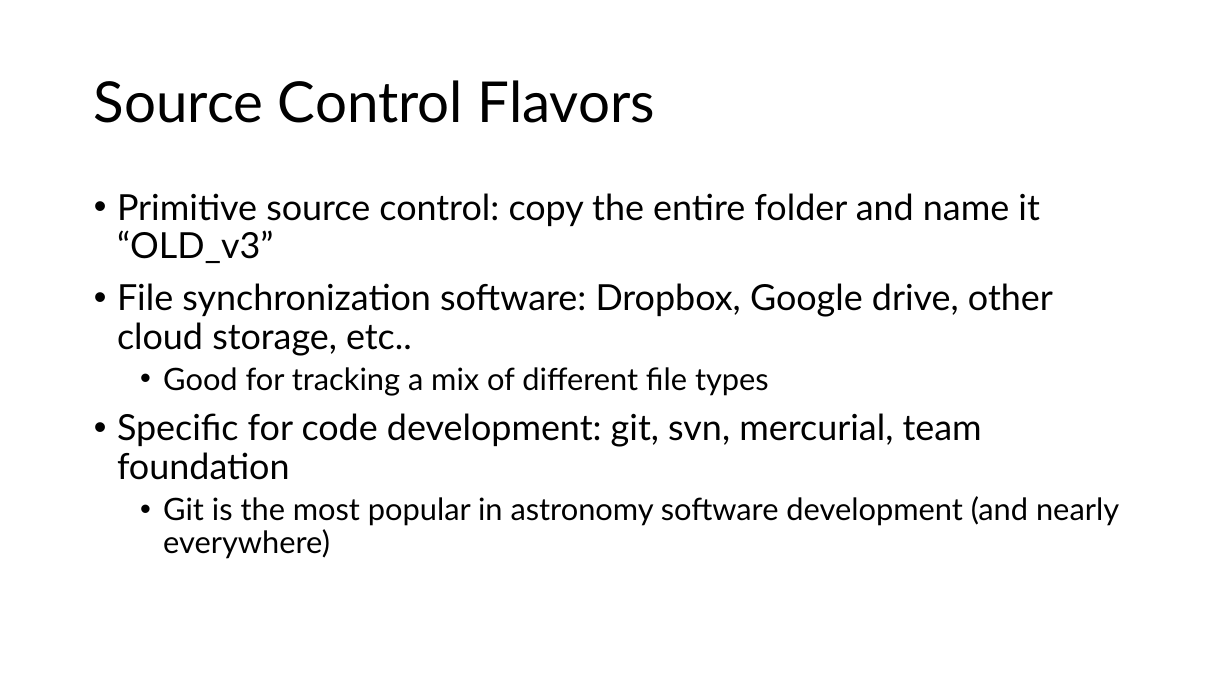
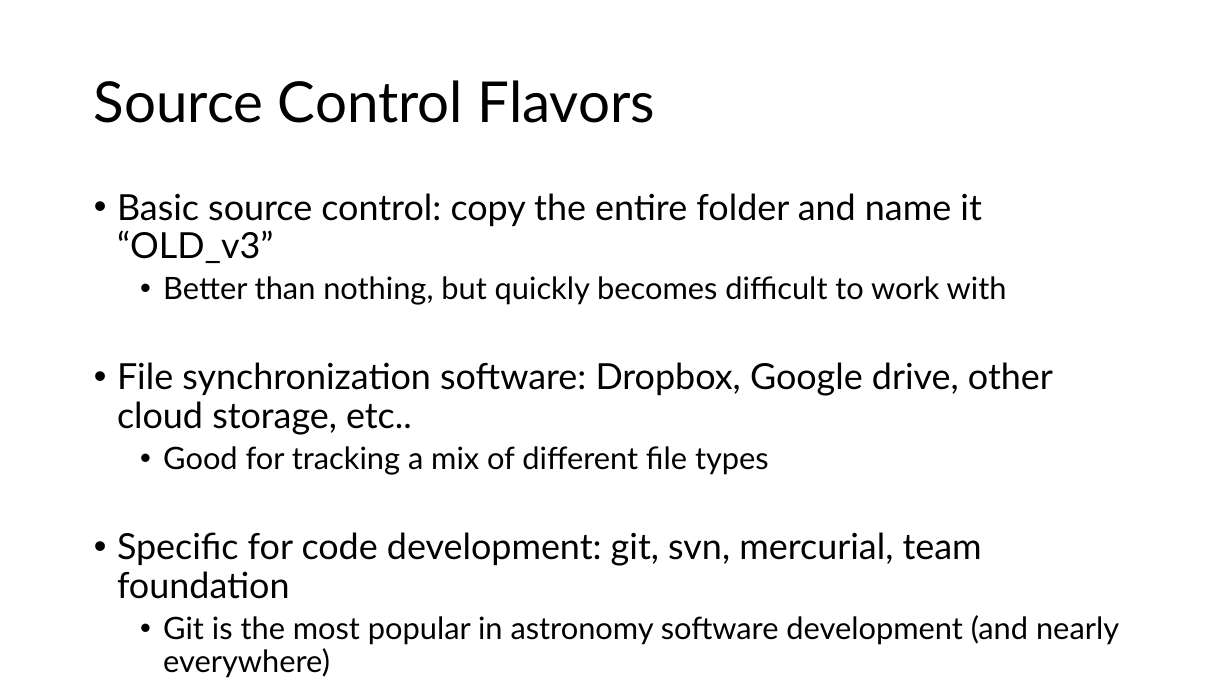
Before and after one commit to semaphoreP/codeastro, a slide deck: slide 3 of Day1/intro_to_git.pptx. Drawn at 1232x693 pixels with LibreOffice and Linux fonts; fonts in the diff are those of the drawing. Boxes give left, top, right and bottom in pixels: in the first picture for what was removed or moved away, otherwise in the second. Text is boxed around its words. In the diff, an @@ line names an element or a change of style, - is before the commit and + after.

Commit message:
basic source control: positive

```diff
--- a/Day1/intro_to_git.pptx
+++ b/Day1/intro_to_git.pptx
@@ text at (117, 193, 1007, 305): text changed @@
-• Primitive source control: copy the entire folder and name it “OLD_v3”
+• Basic source control: copy the entire folder and name it “OLD_v3”
+  • Better than nothing, but quickly becomes difficult to work with
```
